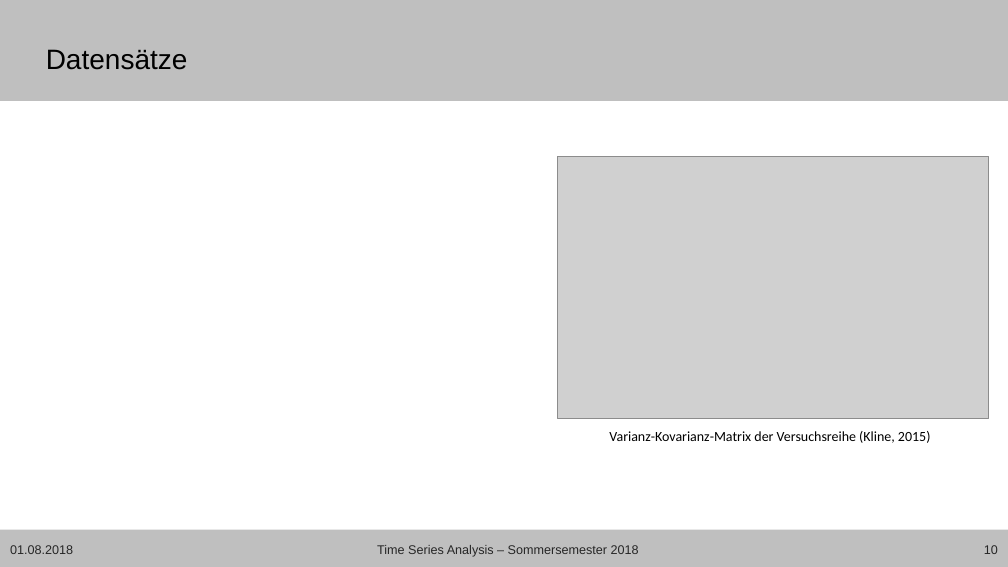
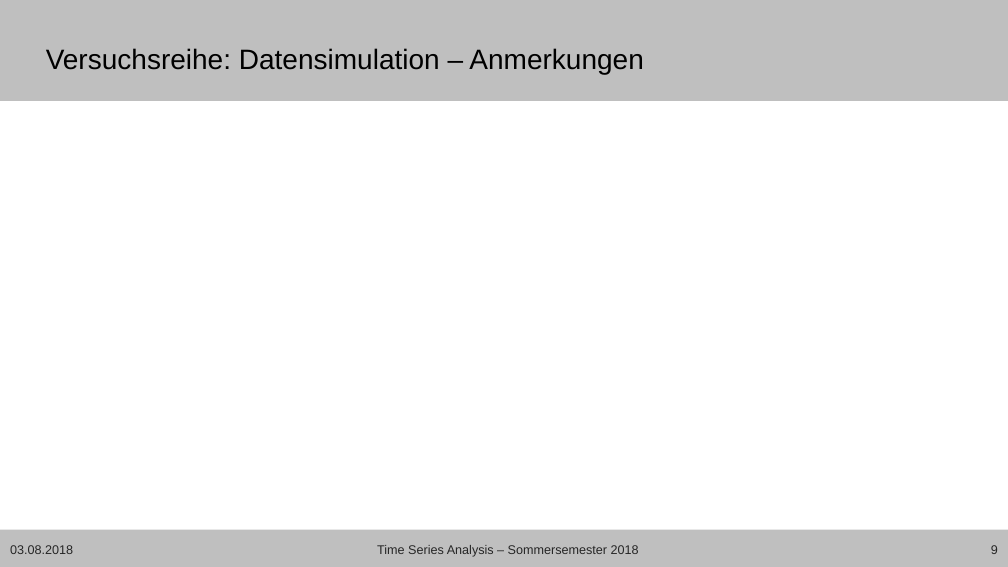
Before and after one commit to Janis90/time-series-anaysis, a slide deck: slide 9 of presentation/tsa_presentation_final.pptx (slide 10 before the commit). Drawn at 1008x567 pixels with LibreOffice and Linux fonts; fonts in the diff are those of the drawing; grey boxes stand for pictures; background and template pictures are left out. Boxes give left, top, right and bottom in pixels: in the first picture for what was removed or moved away, otherwise in the second. Text is boxed around its words. In the diff, an @@ line names an element or a change of style, - is before the commit and + after.

```diff
--- a/presentation/tsa_presentation_final.pptx
+++ b/presentation/tsa_presentation_final.pptx
@@ title at [46,48,643,74]: text changed @@
-Datensätze
+Versuchsreihe: Datensimulation – Anmerkungen
@@ picture removed at [557,156,989,418] @@
@@ text removed at [609,431,931,443] @@
-Varianz-Kovarianz-Matrix der Versuchsreihe (Kline, 2015)
@@ text at [10,545,73,554]: text changed @@
-01.08.2018
+03.08.2018
@@ page number at [991,545,998,554]: text changed @@
-10
+9
```
Also in this commit, not shown: 12 other slides changed, 2 slides added, 10 slides removed.
